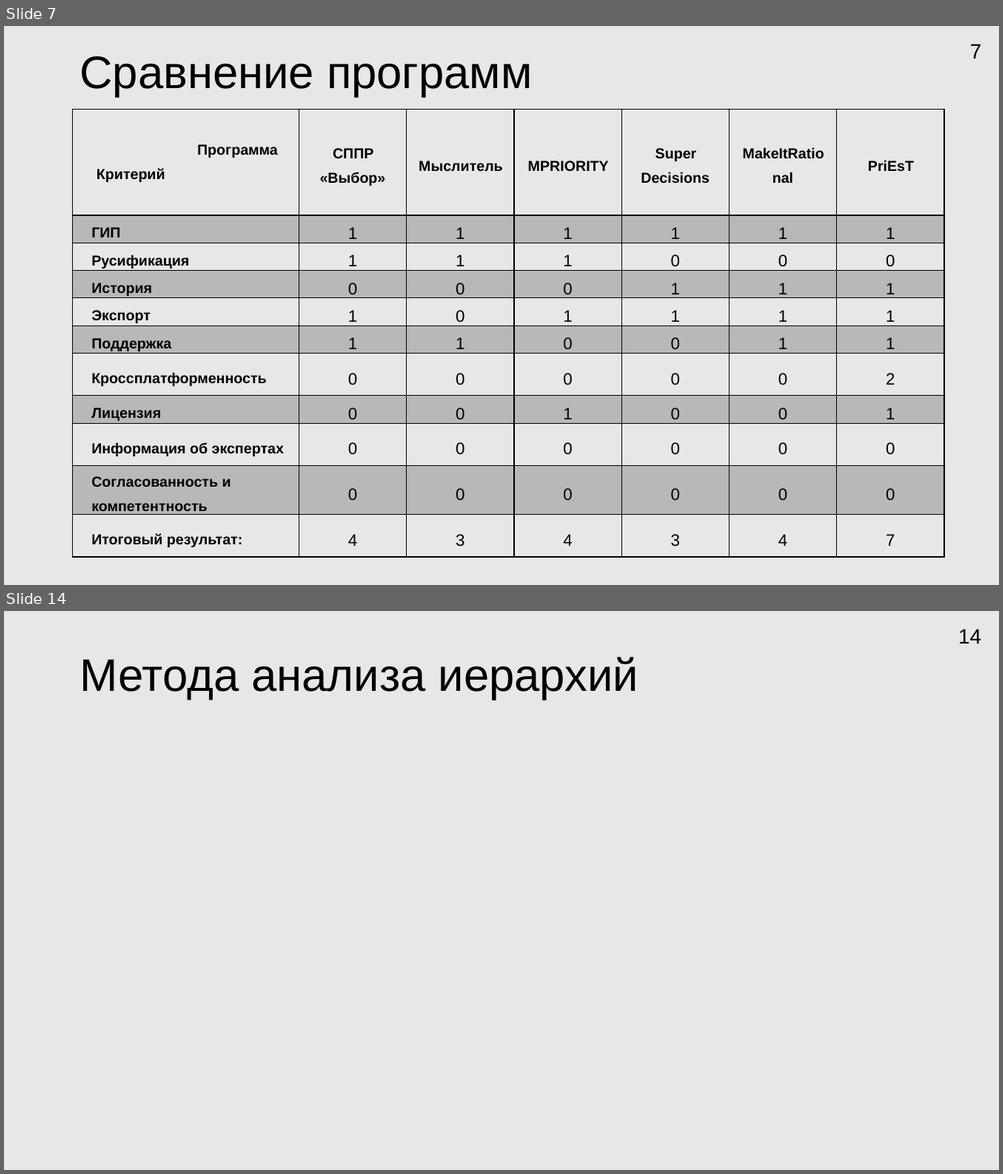
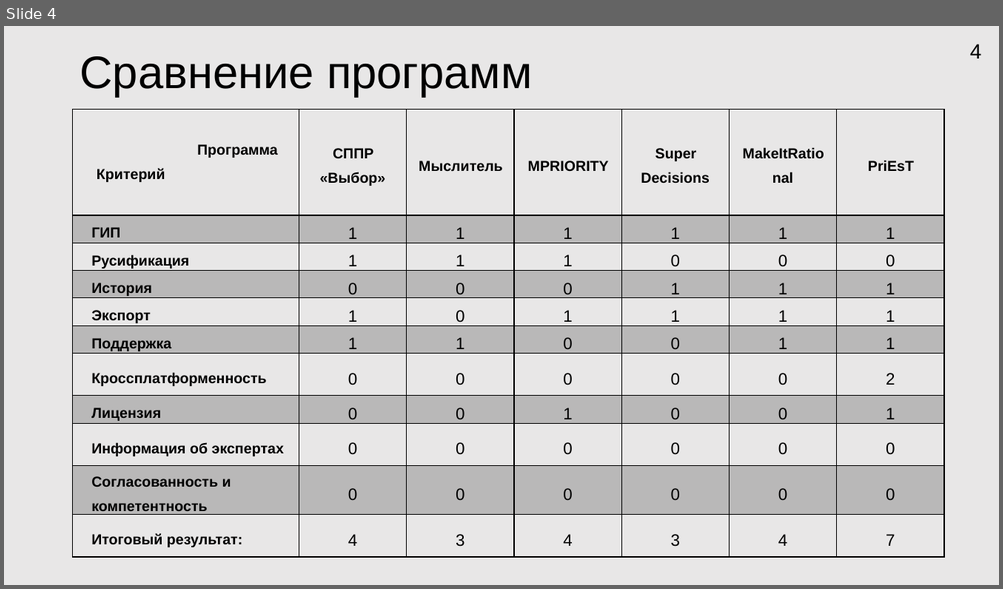
Before and after one commit to HORNetpy/testgitrepo, a slide deck: Docs/Мои документы/Презентация Microsoft PowerPoint.pptx. Shown one above the other, each under a label of ours: slides 7 and 14 before the commit, slide 4 after it; the slides between them are not shown. The pictures are 1003x1174 and 1003x589 pixels, drawn with LibreOffice and Linux fonts; fonts in the diff are those of the drawing. Boxes give left, top, right and bottom in pixels: in the first picture for what was removed or moved away, otherwise in the second. Text is boxed around its words. In the diff, an @@ line names an element or a change of style, - is before the commit and + after.

```diff
--- a/Docs/Мои документы/Презентация Microsoft PowerPoint.pptx
+++ b/Docs/Мои документы/Презентация Microsoft PowerPoint.pptx
@@ slide 14 removed at bbox=[4, 611, 999, 1170], background #E9E7E7 @@
@@ page number removed at bbox=[958, 629, 981, 644] @@
-14
@@ title removed at bbox=[79, 657, 638, 699] @@
-Метода анализа иерархий
@@ what was slide 7 is now slide 4 @@
@@ page number at bbox=[970, 44, 982, 59]: text changed @@
-7
+4
```
Also in this commit, not shown: 5 slides changed, 3 slides added, 12 other slides removed, 13 other files.
